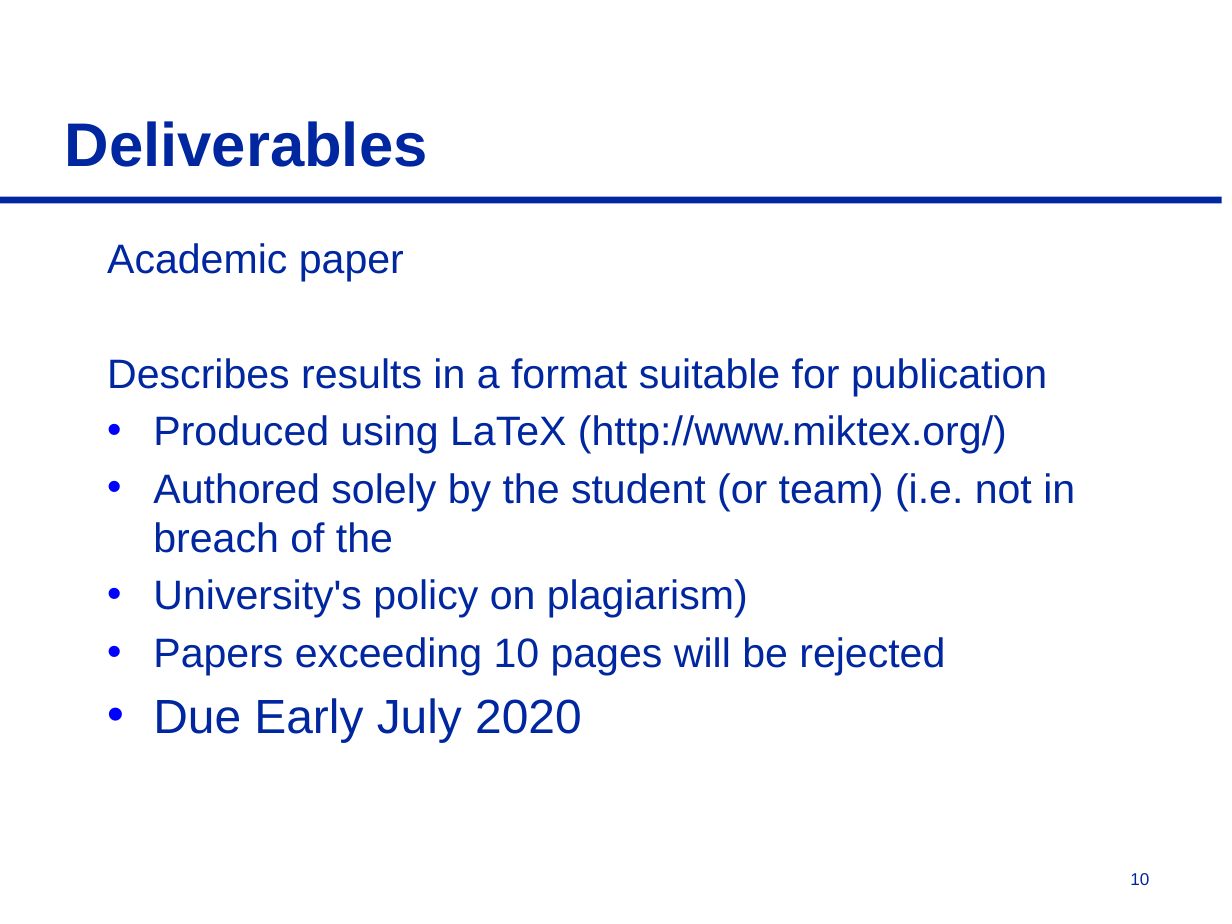
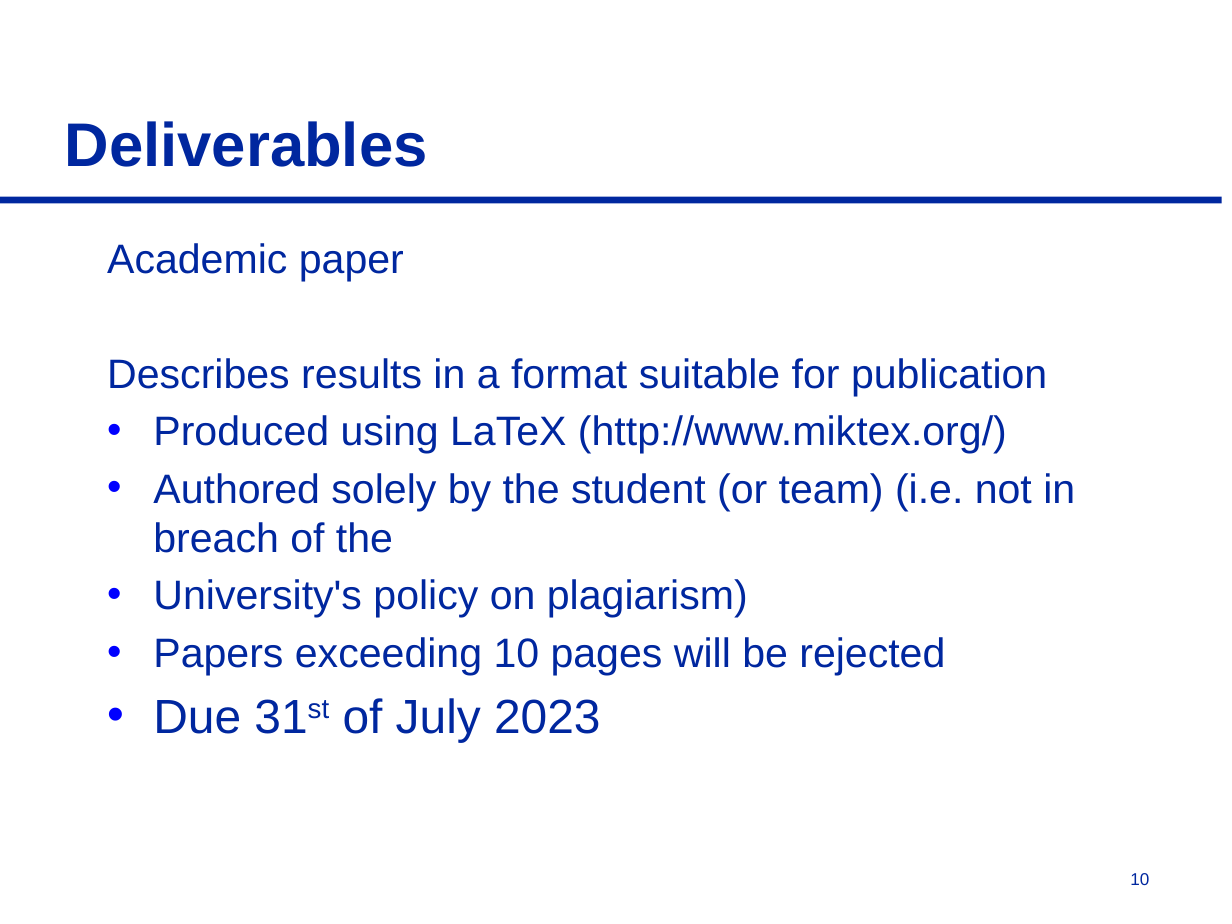
Before and after one commit to nageshkumar-gh/visual-charts-qa-model, a slide deck: slide 10 of docs/Useful docs/Practicum Presentation.pptx. Drawn at 1232x924 pixels with LibreOffice and Linux fonts; fonts in the diff are those of the drawing. Boxes give left, top, right and bottom in pixels: in the first picture for what was removed or moved away, otherwise in the second. Text is boxed around its words. In the diff, an @@ line names an element or a change of style, - is before the commit and + after.

```diff
--- a/docs/Useful docs/Practicum Presentation.pptx
+++ b/docs/Useful docs/Practicum Presentation.pptx
@@ text at [153, 698, 601, 742]: text changed @@
-• Due Early July 2020
+• Due 31st of July 2023
```
Also in this commit, not shown: 6 other slides changed.
